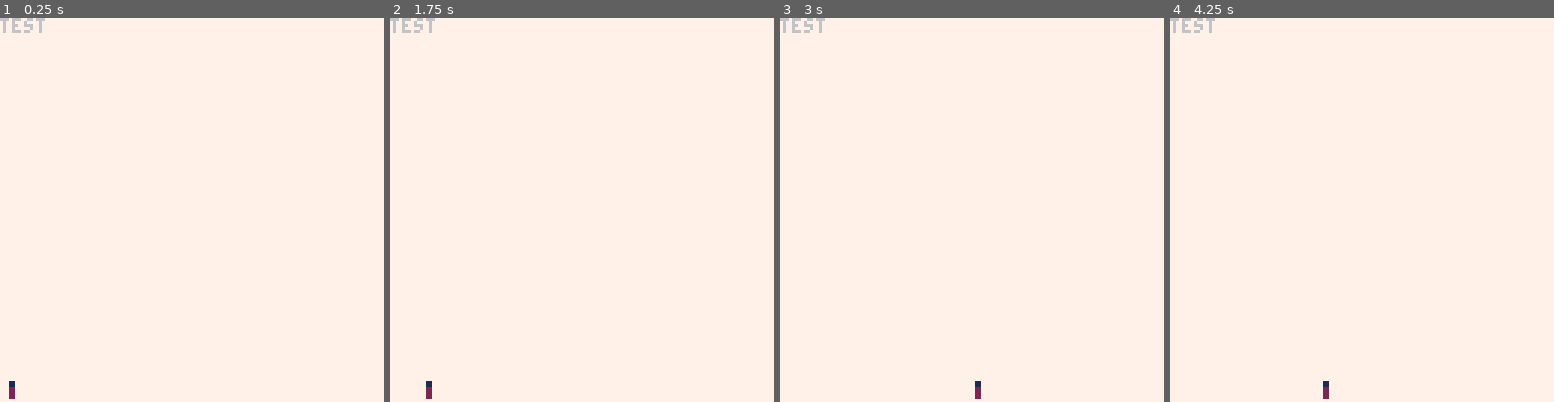
Above: before the commit, frames 1-4 (left to right).
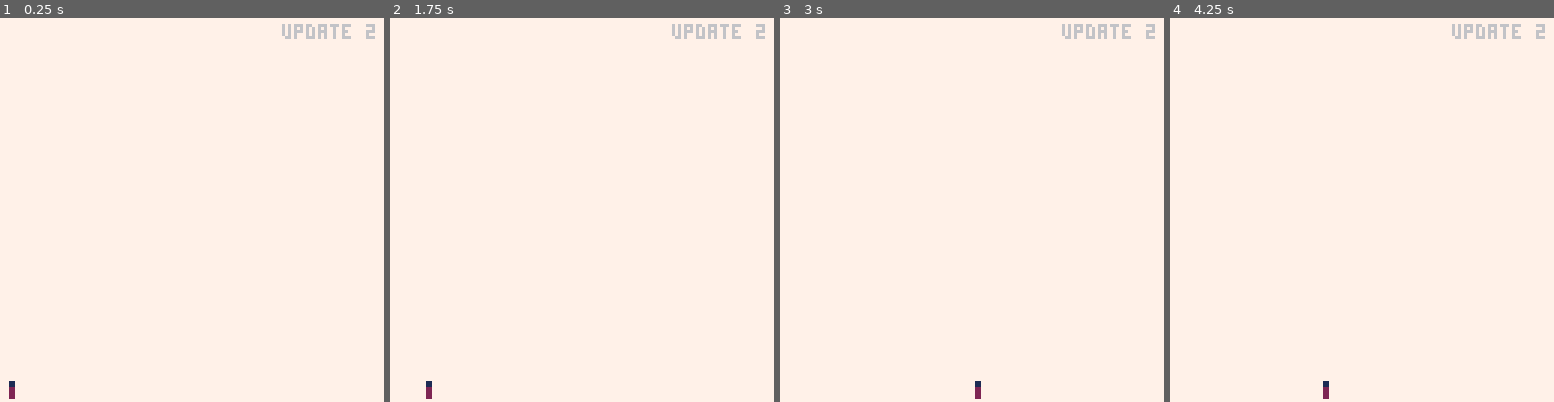
Above: after the commit, the same moments.

Repository: matthiasbruns/pico-8
Game: PICO-8 cartridge getting_started.p8
The game is run twice, just before and just after one commit, with the same random seed, the same clock (stepped at 60 frames per second) and the same inputs.
Inputs:
- Up to frame 1 (0.25 s): no input
- Up to frame 2 (1.75 s): hold Right from 1.6 s (still down)
- Up to frame 3 (3 s): release Right at 2.1 s; hold Right from 2.47 s (still down)
- Up to frame 4 (4.25 s): release Right at 3.03 s; hold Left 3.08-3.58 s; hold Right from 4.02 s (still down)

The runs differ from the first frame. In frame 1, 0.6% of the frame differs, in the area x 0-98%, y 0-6%; in frame 2, 0.6%; in frame 3, 0.6%; in frame 4, 0.6%.

Commit message:
ents added

Diff:
--- a/getting_started.p8
+++ b/getting_started.p8
@@ -1,12 +1,12 @@
 pico-8 cartridge // http://www.pico-8.com
 version 8
 __lua__
-player = {}
-player.x=0
-player.y=120
-player.vx=0
-player.vy=0
-entities={}
+dbg = ""
+ents={}
+
+function update_ents()
+	foreach(ents, update_entity)
+end
 
 function update_entity(entity)
 	entity.x+=entity.vx
@@ -14,36 +14,48 @@
 end
 
 function _init()
- entity = {}
+	dbg = "init"
+	local entity = {}
  entity.x=0
- entity.y=0
+ entity.y=120
  entity.vx=0
  entity.vy=0
-	add(entites, entity)
+ entity.spd=30
+
+	add(ents, entity)
+	add(ents, entity)
+
+	dbg=("ents "..#ents)
+end
+
+function debug(x,y)
+  print(dbg,x,y)
 end
 
 function _draw()
  cls(7)
-
-	print('test')
-	spr(1,player.x,player.y)
+	spr(1,ents[1].x,ents[1].y)
+
+ debug(118 - (#dbg*3), 2)
 end
 
 function _update60()
-	print("update")
-	vx = player.vx
+	dbg = "update "..#ents
+	local vx = ents[1].vx
 
  if btn(0) then
- 	vx = -1
+ 	vx = -ents[1].spd/60
 	elseif btn(1) then
-	 vx = 1
+	 vx = ents[1].spd/60
 	else
 	 vx *= 0.5
  end
 
- player.vx = vx
- player.vy = 0
- update_entity(player)
+	local	entity = ents[1]
+	entity.vx = vx
+	entity.vy = 0
+
+	update_ents()
 end
 __gfx__
 00000000000000000000000000000000000000000000000000000000000000000000000000000000000000000000000000000000000000000000000000000000
